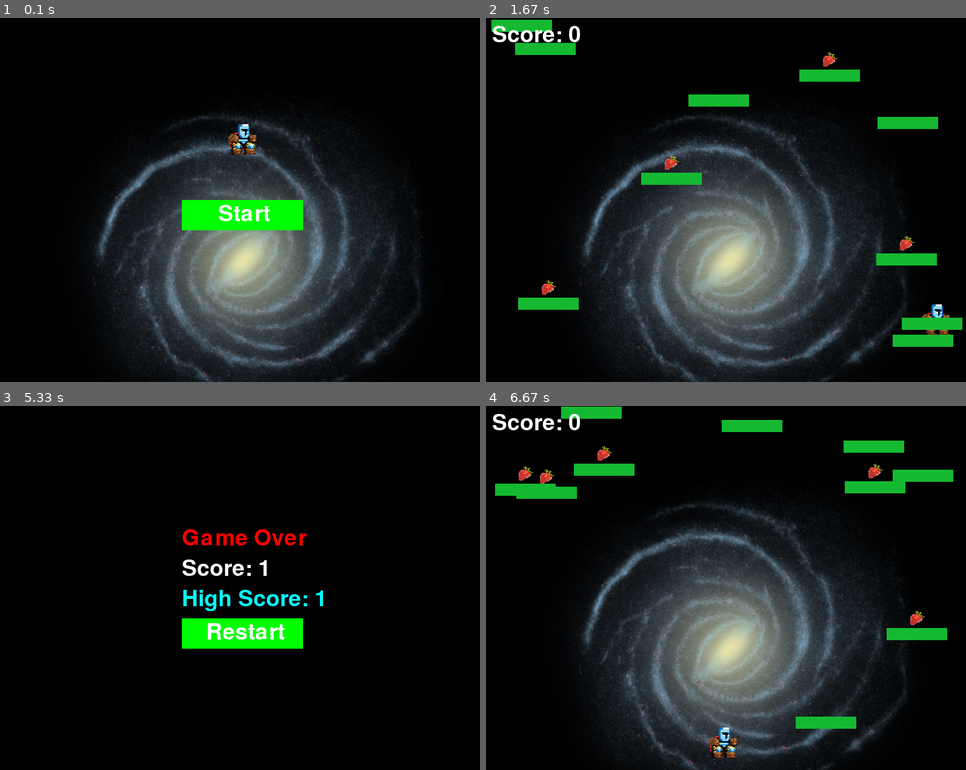
Above: before the commit, frames 1-4 (two rows, left to right).
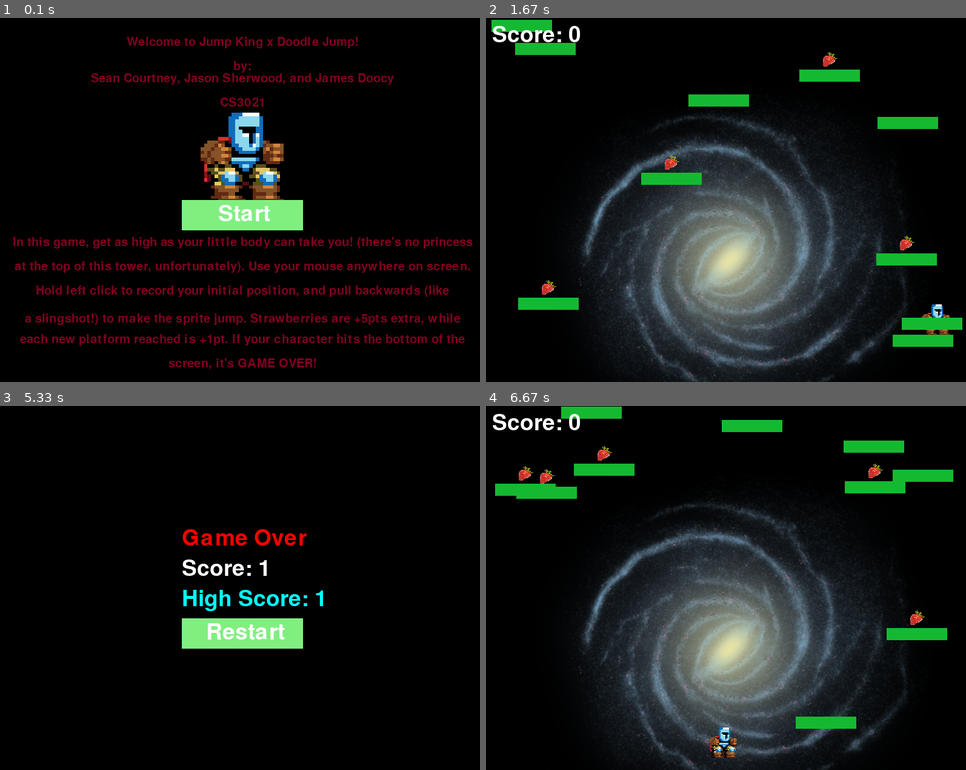
Above: after the commit, the same moments.

Repository: scourtney910/CS3021_Pygame
Game: pygame game, started from main.py
The game is run twice, just before and just after one commit, with the same random seed, the same clock (stepped at 60 frames per second) and the same inputs.
Inputs (mouse positions are in pixels of both pictures, inside the frame that each line leads up to):
- Up to frame 1 (0.1 s): no input
- Up to frame 2 (1.67 s): press the mouse at (730, 214) at 0.37 s; move the mouse to (654, 250) at 0.47 s; release the mouse at (577, 287) at 0.6 s; press the mouse at (730, 214) at 0.7 s; move the mouse to (663, 141) at 0.8 s; release the mouse at (601, 65) at 0.93 s; press the mouse at (730, 214) at 1.03 s; move the mouse to (759, 200) at 1.13 s; release the mouse at (788, 189) at 1.27 s; press the mouse at (730, 214) at 1.37 s; move the mouse to (654, 178) at 1.47 s; release the mouse at (582, 141) at 1.6 s
- Up to frame 3 (5.33 s): press the mouse at (244, 602) at 1.7 s; move the mouse to (292, 562) at 1.8 s; release the mouse at (345, 522) at 1.93 s; press the mouse at (244, 602) at 2.03 s; move the mouse to (187, 595) at 2.13 s; release the mouse at (129, 591) at 2.27 s; press the mouse at (244, 602) at 2.37 s; move the mouse to (182, 664) at 2.47 s; release the mouse at (124, 726) at 2.6 s; press the mouse at (244, 602) at 3.53 s; move the mouse to (158, 660) at 3.63 s; release the mouse at (72, 715) at 3.77 s; press the mouse at (244, 602) at 4.7 s; move the mouse to (321, 591) at 4.8 s; release the mouse at (398, 580) at 4.93 s
- Up to frame 4 (6.67 s): click (673, 638) at 5.55 s; press the mouse at (673, 638) at 5.87 s; move the mouse to (687, 660) at 5.97 s; release the mouse at (706, 682) at 6.1 s

The runs differ from the first frame. In frame 1, 37% of the frame differs, in the area x 2-99%, y 5-100%; in frame 2, nothing differs; in frame 3, 1.8%; in frame 4, nothing differs.

Commit message:
Added context

Diff:
--- a/main.py
+++ b/main.py
@@ -79,7 +79,7 @@
         # drawing updated character position each frame.
         # Would apply to platforms if they were also moving
         all_sprites.draw(screen)
-        add_score_display(score)
+        always_display_score(score)
 
         pygame.display.flip()
         clock.tick(Constants._fps())
@@ -119,7 +119,7 @@
         )
 
         # impliment restart button tie-in
-        pygame.draw.rect(screen, (0, 255, 0), button_rect)
+        pygame.draw.rect(screen, (128, 239, 128), button_rect)
         display_text("Restart", (255, 255, 255), button_rect.x + 40, button_rect.y + 5)
         pygame.display.flip()
 
--- a/screens.py
+++ b/screens.py
@@ -8,40 +8,78 @@
 screen = pygame.display.set_mode((Constants._screen_w(), Constants._screen_h()))
 pygame.display.set_caption("Jump King + Doodle Jump")
 clock = pygame.time.Clock()
-font = pygame.font.SysFont(None, 55)
+font = pygame.font.SysFont(None, 55)        # regular font for all text graphics
+small_font = pygame.font.SysFont(None, 30)  # starting screen font
 
 
 def display_text(text: str, color: tuple, x: int, y: int) -> None:
-    """Helper function to set rendering for Game Over Screen"""
+    """
+    Helper function to set rendering for on-screen text
+    text, RGB tuple, x, and y coordinate
+    """
     img = font.render(text, True, color)
     screen.blit(img, (x, y))
 
 
+def display_smaller_text(text: str, color: tuple, x: int, y: int) -> None:
+    """
+    Helper function to set rendering for start screen text
+    text, RGB tuple, x, and y coordinate
+    """
+    img = small_font.render(text, True, color)
+    screen.blit(img, (x, y))
+
+
 def start_screen():
-    """Display the start screen with a 'Start' button."""
-    background_image = pygame.image.load("background.png").convert()
+    """Display the start screen with a 'Start' button, and some useful information."""
+
     player_image = pygame.image.load("player.png").convert_alpha()
-    player_image = pygame.transform.scale(player_image, (Constants._player_w(), Constants._player_h()))
-    player_rect = player_image.get_rect(center=(Constants._screen_w() // 2, Constants._screen_h() // 3))
+    player_rect = player_image.get_rect(center=(Constants._screen_w() // 2, Constants._screen_h() // 3 + 30))
 
-    start_button_color = (0, 255, 0)
+    start_button_color = (128, 239, 128)
     button_rect = pygame.Rect(Constants._screen_w() // 2 - 100, Constants._screen_h() // 2, 200, 50)
 
+    credited_text = "Welcome to Jump King x Doodle Jump!\n\nby:\nSean Courtney, Jason Sherwood, and James Doocy\n\nCS3021"
+    tutorial_text = ("In this game, get as high as your little body can take you! (there's no princess\n\n"
+                     "at the top of this tower, unfortunately). Use your mouse anywhere on screen.\n\n"
+                     "Hold left click to record your initial position, and pull backwards (like\n\n"
+                     "a slingshot!) to make the sprite jump. Strawberries are +5pts extra, while\n\n"
+                     "each new platform reached is +1pt. If your character hits the bottom of the\n\n"
+                     "screen, it's GAME OVER!")
+
     while True:
-        screen.blit(background_image, (0, 0))
+        screen.fill((0, 0, 0))
+
+        # Display credited_text centered above the player sprite
+        credited_lines = credited_text.split('\n') # turn the wall of text into a list
+        for i, line in enumerate(credited_lines):
+            text_width, text_height = small_font.size(line)
+            display_smaller_text(line, (128, 0, 32), Constants._screen_w() // 2 - text_width // 2, 30 + i * text_height)
+
         screen.blit(player_image, player_rect)
+
         pygame.draw.rect(screen, start_button_color, button_rect)
         display_text("Start", (255, 255, 255), button_rect.x + 60, button_rect.y + 5)
+
+        # Display tutorial_text centered under the start button
+        tutorial_lines = tutorial_text.split('\n')
+        for i, line in enumerate(tutorial_lines):
+            text_width, text_height = small_font.size(line)
+            display_smaller_text(line, (128, 0, 32), Constants._screen_w() // 2 - text_width // 2, button_rect.y + 60 + i * text_height)
+
         pygame.display.flip()
 
         for event in pygame.event.get():
             if event.type == pygame.QUIT:
                 pygame.quit()
                 exit()
+
             elif event.type == pygame.MOUSEBUTTONDOWN:
                 if button_rect.collidepoint(event.pos):
                     return  # Start the game
 
-def add_score_display(score):
-    """Display score in the top-left corner of the screen."""
+
+def always_display_score(score):
+    """Display score in the top-left corner of the screen. (in white)"""
+    # the starting pixel here is 10 x 10 away from the top left corner
     display_text(f"Score: {score}", (255, 255, 255), 10, 10)
